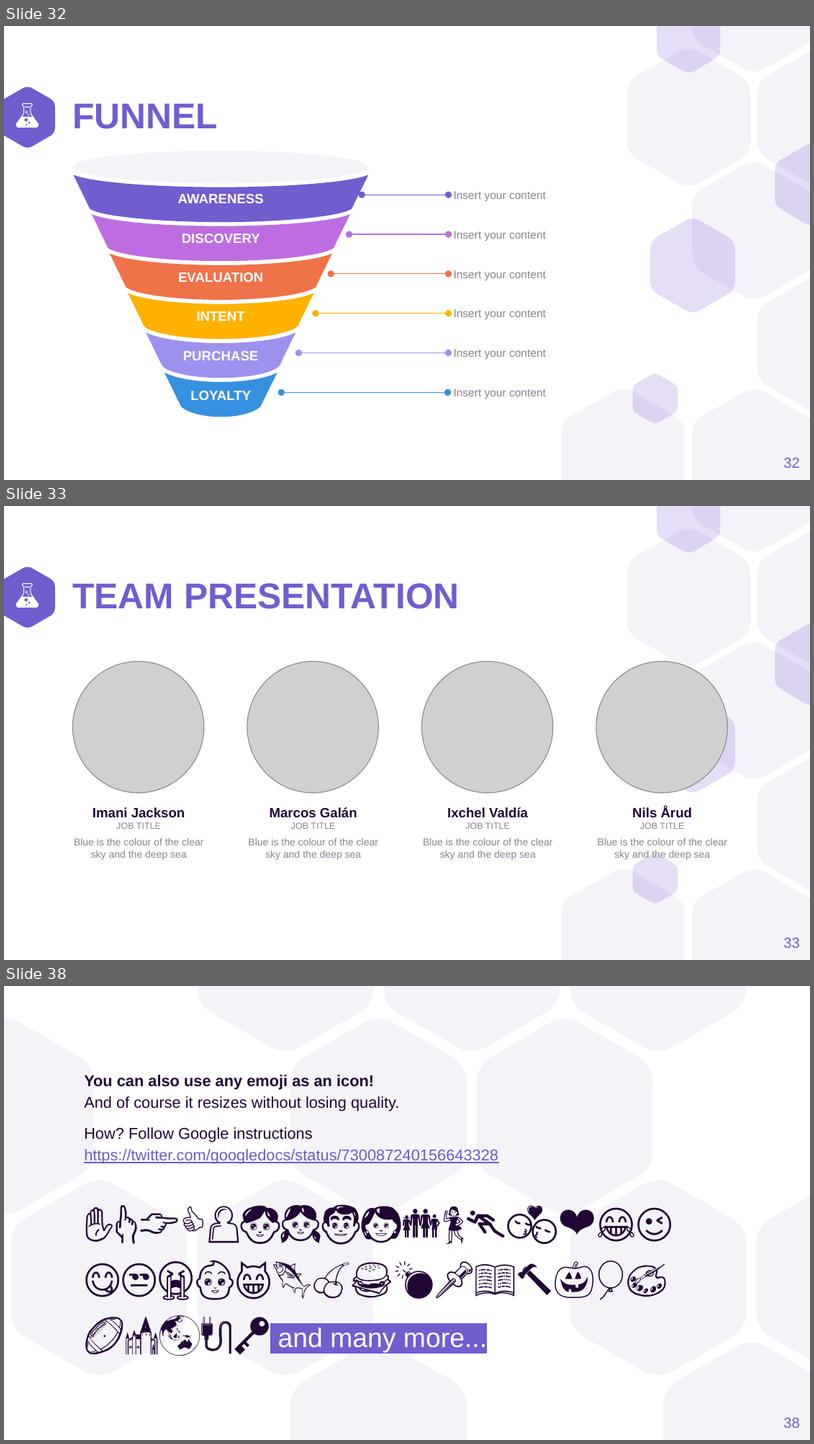
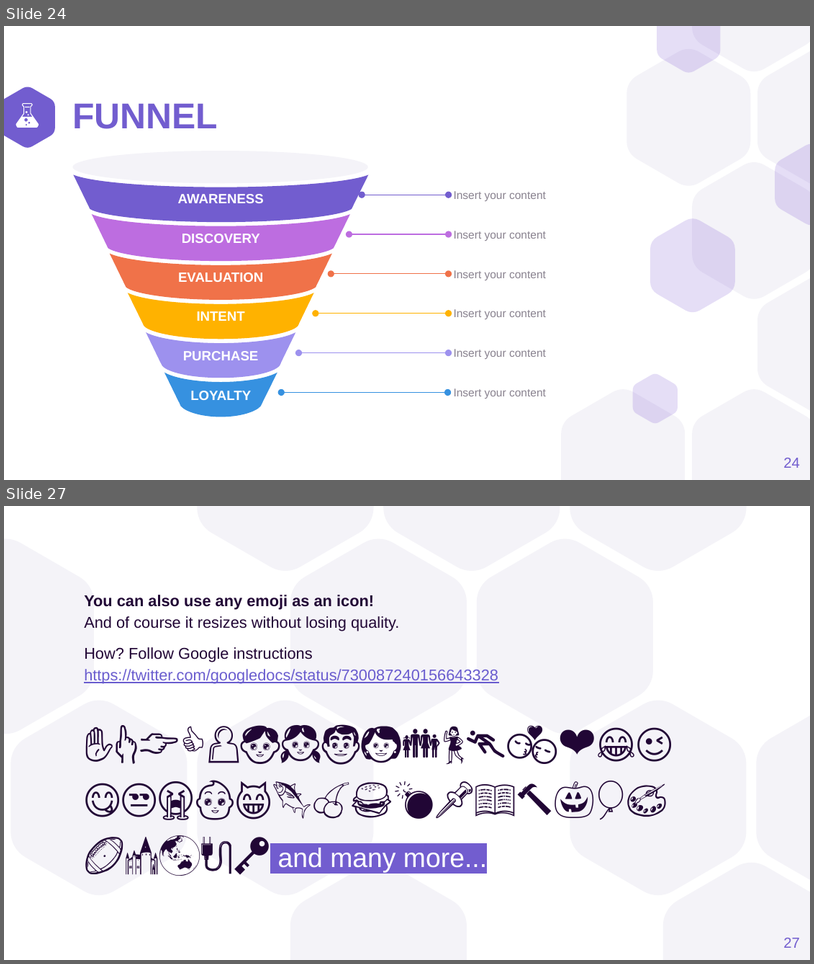
Before and after one commit to a1ex9788/TFG, a slide deck: TFG_AlejandroCarrion.pptx. Shown one above the other, each under a label of ours: slides 32, 33 and 38 before the commit, slides 24 and 27 after it; the slides between them are not shown. The pictures are 814x1444 and 814x964 pixels, drawn with LibreOffice and Linux fonts; fonts in the diff are those of the drawing; grey boxes stand for pictures. Boxes give left, top, right and bottom in pixels: in the first picture for what was removed or moved away, otherwise in the second. Text is boxed around its words. In the diff, an @@ line names an element or a change of style, - is before the commit and + after.

```diff
--- a/TFG_AlejandroCarrion.pptx
+++ b/TFG_AlejandroCarrion.pptx
@@ slide 33 removed at box(4, 506, 810, 960), background #FFFFFF; not listed: 12 template elements that a slide beside it also shows @@
@@ group removed at box(16, 584, 39, 608): 4 freeform shapes @@
@@ title removed at box(72, 583, 460, 609) @@
-TEAM PRESENTATION
@@ picture removed at box(72, 661, 204, 793) @@
@@ picture removed at box(247, 661, 379, 793) @@
@@ picture removed at box(422, 661, 553, 793) @@
@@ picture removed at box(597, 661, 728, 793) @@
@@ text removed at box(74, 807, 203, 860) @@
-Imani Jackson
-JOB TITLE
-Blue is the colour of the clear sky and the deep sea
@@ text removed at box(248, 807, 378, 860) @@
-Marcos Galán
-JOB TITLE
-Blue is the colour of the clear sky and the deep sea
@@ text removed at box(423, 807, 553, 860) @@
-Ixchel Valdía
-JOB TITLE
-Blue is the colour of the clear sky and the deep sea
@@ text removed at box(597, 807, 728, 860) @@
-Nils Årud
-JOB TITLE
-Blue is the colour of the clear sky and the deep sea
@@ page number removed at box(784, 937, 800, 947) @@
-33
@@ what was slide 32 is now slide 24 @@
@@ page number at box(784, 457, 800, 467): text changed @@
-32
+24
@@ what was slide 38 is now slide 27 @@
@@ page number at box(784, 937, 800, 947): text changed @@
-38
+27
```
Also in this commit, not shown: 4 slides changed, 6 slides added, 17 other slides removed.
